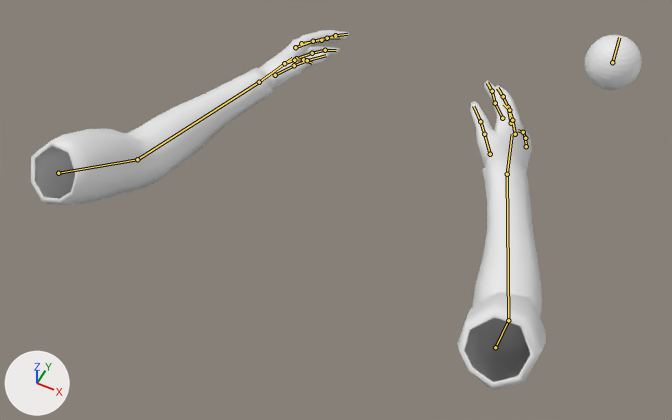
The Blender file Art/personnages/hand.blend as it was, and as the next commit left it.
Camera for both pictures: a 50 mm lens placed at (9.27, -13.88, 24.01), pointed at (0.26, 4.14, 1.48). The lights are fixed; the arrows at lower left show +X, +Y and +Z. The picture after the commit comes second. Both versions are drawn at frame 1 of the action 'attack_base'; the numbers are the values there. The bones that bend it are drawn over the model as lines.

The first picture shows 'Sphere', 'hand'.
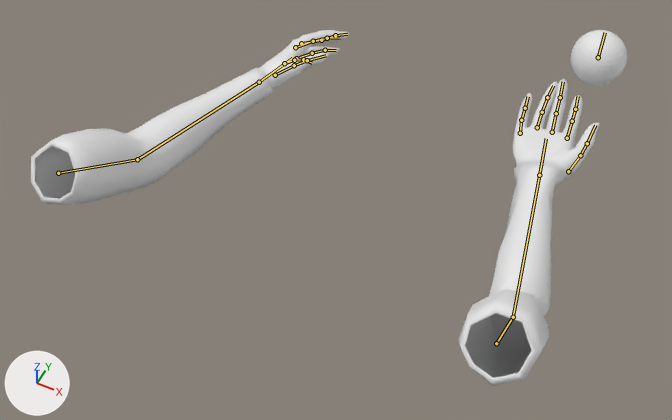
Where the change shows, as pixel boxes (x1, y1, x2, y2) in the pictures (672 x 420 px):
'hand', posed (10% wider): before (31, 30, 546, 390); after (31, 30, 599, 386)
'Sphere', posed: before (585, 35, 642, 90); after (571, 30, 627, 85)
bone 'arm.R', root to tip: before (495, 347) to (508, 320); after (496, 343) to (513, 317)
bone 'forearm.R', root to tip: before (508, 320) to (507, 174); after (513, 317) to (539, 175)
bone 'forearm.001.R', root to tip: before (507, 174) to (512, 134); after (539, 175) to (546, 138)
bone 'index.001.R', root to tip: before (502, 118) to (495, 103); after (567, 138) to (572, 121)
bone 'index.002.R', root to tip: before (495, 103) to (492, 91); after (572, 121) to (575, 109)
bone 'middle.001.R', root to tip: before (511, 123) to (508, 107); after (552, 132) to (556, 113)
bone 'middle.002.R', root to tip: before (508, 107) to (503, 96); after (556, 113) to (560, 97)
bone 'ring.001.R', root to tip: before (515, 134) to (512, 120); after (537, 127) to (542, 112)
bone 'ring.002.R', root to tip: before (512, 120) to (509, 110); after (542, 112) to (547, 97)
bone 'ring.003.R', root to tip: before (509, 110) to (503, 104); after (547, 97) to (553, 85)
bone 'pinky.001.R', root to tip: before (526, 146) to (525, 138); after (520, 133) to (521, 120)
bone 'pinky.002.R', root to tip: before (525, 138) to (523, 132); after (521, 120) to (525, 108)
bone 'pinky.003.R', root to tip: before (523, 132) to (518, 130); after (525, 108) to (528, 96)
bone 'Bone', root to tip: before (612, 62) to (619, 37); after (598, 57) to (605, 32)

The change in detail:
Bone 'arm.R' (bone_arm_r) moves from (0.0, 0.0, 0.0) to (-0.01, -0.07, 0.18).
Bone 'arm.R' (bone_arm_r) turns from (-20, 0, 0) to (-19, 0, -2) degrees about its own x, y and z.
Bone 'forearm.R' (bone_forearm_r) turns from (23, 0, 0) to (45, 58, 31) degrees about its own x, y and z.
Bone 'forearm.001.R' (bone_forearm_001_r) turns from (0, 0, 0) to (0, 60, -1) degrees about its own x, y and z.
Bone 'index.001.R' (bone_index_001_r) turns from (0, 0, 0) to (12, 2, -16) degrees about its own x, y and z.
Bone 'index.002.R' (bone_index_002_r) turns from (0, 0, 0) to (-6, 0, 7) degrees about its own x, y and z.
Bone 'middle.001.R' (bone_middle_001_r) turns from (0, 0, 0) to (0, 0, -2) degrees about its own x, y and z.
Bone 'middle.002.R' (bone_middle_002_r) turns from (0, 0, 0) to (-5, 0, 7) degrees about its own x, y and z.
Bone 'ring.001.R' (bone_ring_001_r) turns from (0, 0, 0) to (8, -3, 0) degrees about its own x, y and z.
Bone 'ring.002.R' (bone_ring_002_r) turns from (0, 0, 0) to (5, -1, 5) degrees about its own x, y and z.
Bone 'ring.003.R' (bone_ring_003_r) turns from (0, 0, 0) to (-3, 0, 9) degrees about its own x, y and z.
Bone 'pinky.001.R' (bone_pinky_001_r) turns from (0, 0, 0) to (9, 3, 4) degrees about its own x, y and z.
Bone 'pinky.002.R' (bone_pinky_002_r) turns from (0, 0, 0) to (-3, 2, 12) degrees about its own x, y and z.
Bone 'pinky.003.R' (bone_pinky_003_r) turns from (0, 0, 0) to (-6, 9, 16) degrees about its own x, y and z.
Bone 'Bone' (bone_bone) moves from (0.0, 0.0, 0.0) to (-0.479, 0.028, -0.003).
